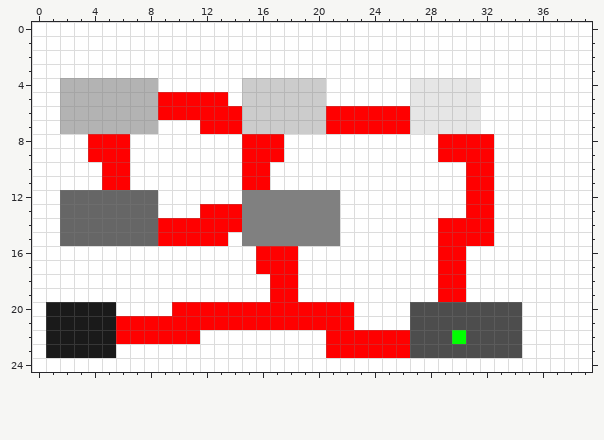
File history of a pixel-art sprite, niveau.png. The picture above was drawn from the file before the commit.
The file is 40x25 pixels.
Once edited:
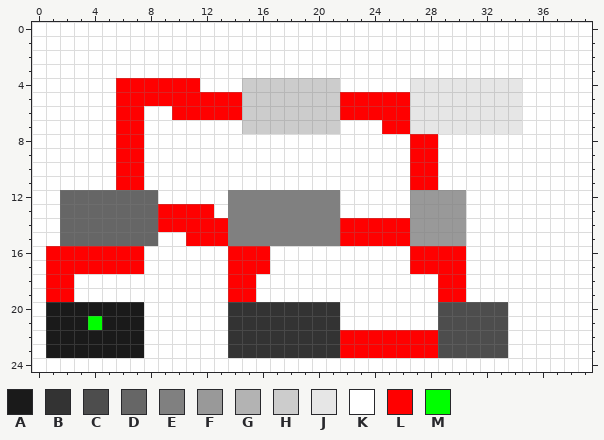
Palette (. is transparent): A #1a1a1a  B #333333  C #4d4d4d  D #666666  E #808080  F #999999  G #b3b3b3  H #cccccc  J #e6e6e6  K #ffffff  L #ff0000  M #00ff00
Edits made:
@@ x 0..39 @@
  3 KKKKKKKKKKKKKKKKKKKKKKKKKKKKKKKKKKKKKKKK
- 4 KKGGGGGGGKKKKKKHHHHHHKKKKKKJJJJJKKKKKKKK
- 5 KKGGGGGGGLLLLLKHHHHHHKKKKKKJJJJJKKKKKKKK
- 6 KKGGGGGGGLLLLLLHHHHHHLLLLLLJJJJJKKKKKKKK
- 7 KKGGGGGGGKKKLLLHHHHHHLLLLLLJJJJJKKKKKKKK
- 8 KKKKLLLKKKKKKKKLLLKKKKKKKKKKKLLLLKKKKKKK
- 9 KKKKLLLKKKKKKKKLLLKKKKKKKKKKKLLLLKKKKKKK
-10 KKKKKLLKKKKKKKKLLKKKKKKKKKKKKKKLLKKKKKKK
-11 KKKKKLLKKKKKKKKLLKKKKKKKKKKKKKKLLKKKKKKK
-12 KKDDDDDDDKKKKKKEEEEEEEKKKKKKKKKLLKKKKKKK
-13 KKDDDDDDDKKKLLLEEEEEEEKKKKKKKKKLLKKKKKKK
-14 KKDDDDDDDLLLLLLEEEEEEEKKKKKKKLLLLKKKKKKK
-15 KKDDDDDDDLLLLLKEEEEEEEKKKKKKKLLLLKKKKKKK
-16 KKKKKKKKKKKKKKKKLLLKKKKKKKKKKLLKKKKKKKKK
-17 KKKKKKKKKKKKKKKKLLLKKKKKKKKKKLLKKKKKKKKK
-18 KKKKKKKKKKKKKKKKKLLKKKKKKKKKKLLKKKKKKKKK
-19 KKKKKKKKKKKKKKKKKLLKKKKKKKKKKLLKKKKKKKKK
-20 KAAAAAKKKKLLLLLLLLLLLLLKKKKCCCCCCCCKKKKK
-21 KAAAAALLLLLLLLLLLLLLLLLKKKKCCCCCCCCKKKKK
-22 KAAAAALLLLLLKKKKKKKKKLLLLLLCCCMCCCCKKKKK
-23 KAAAAAKKKKKKKKKKKKKKKLLLLLLCCCCCCCCKKKKK
+ 4 KKKKKKLLLLLLKKKHHHHHHHKKKKKJJJJJJJJKKKKK
+ 5 KKKKKKLLLLLLLLLHHHHHHHLLLLLJJJJJJJJKKKKK
+ 6 KKKKKKLLKKLLLLLHHHHHHHLLLLLJJJJJJJJKKKKK
+ 7 KKKKKKLLKKKKKKKHHHHHHHKKKLLJJJJJJJJKKKKK
+ 8 KKKKKKLLKKKKKKKKKKKKKKKKKKKLLKKKKKKKKKKK
+ 9 KKKKKKLLKKKKKKKKKKKKKKKKKKKLLKKKKKKKKKKK
+10 KKKKKKLLKKKKKKKKKKKKKKKKKKKLLKKKKKKKKKKK
+11 KKKKKKLLKKKKKKKKKKKKKKKKKKKLLKKKKKKKKKKK
+12 KKDDDDDDDKKKKKEEEEEEEEKKKKKFFFFKKKKKKKKK
+13 KKDDDDDDDLLLLKEEEEEEEEKKKKKFFFFKKKKKKKKK
+14 KKDDDDDDDLLLLLEEEEEEEELLLLLFFFFKKKKKKKKK
+15 KKDDDDDDDKKLLLEEEEEEEELLLLLFFFFKKKKKKKKK
+16 KLLLLLLLKKKKKKLLLKKKKKKKKKKLLLLKKKKKKKKK
+17 KLLLLLLLKKKKKKLLLKKKKKKKKKKLLLLKKKKKKKKK
+18 KLLKKKKKKKKKKKLLKKKKKKKKKKKKKLLKKKKKKKKK
+19 KLLKKKKKKKKKKKLLKKKKKKKKKKKKKLLKKKKKKKKK
+20 KAAAAAAAKKKKKKBBBBBBBBKKKKKKKCCCCCKKKKKK
+21 KAAAMAAAKKKKKKBBBBBBBBKKKKKKKCCCCCKKKKKK
+22 KAAAAAAAKKKKKKBBBBBBBBLLLLLLLCCCCCKKKKKK
+23 KAAAAAAAKKKKKKBBBBBBBBLLLLLLLCCCCCKKKKKK
 24 KKKKKKKKKKKKKKKKKKKKKKKKKKKKKKKKKKKKKKKK
Pixel boxes of the changes (left, top, right, bottom) in both pictures:
changed: (46, 78, 522, 358)
